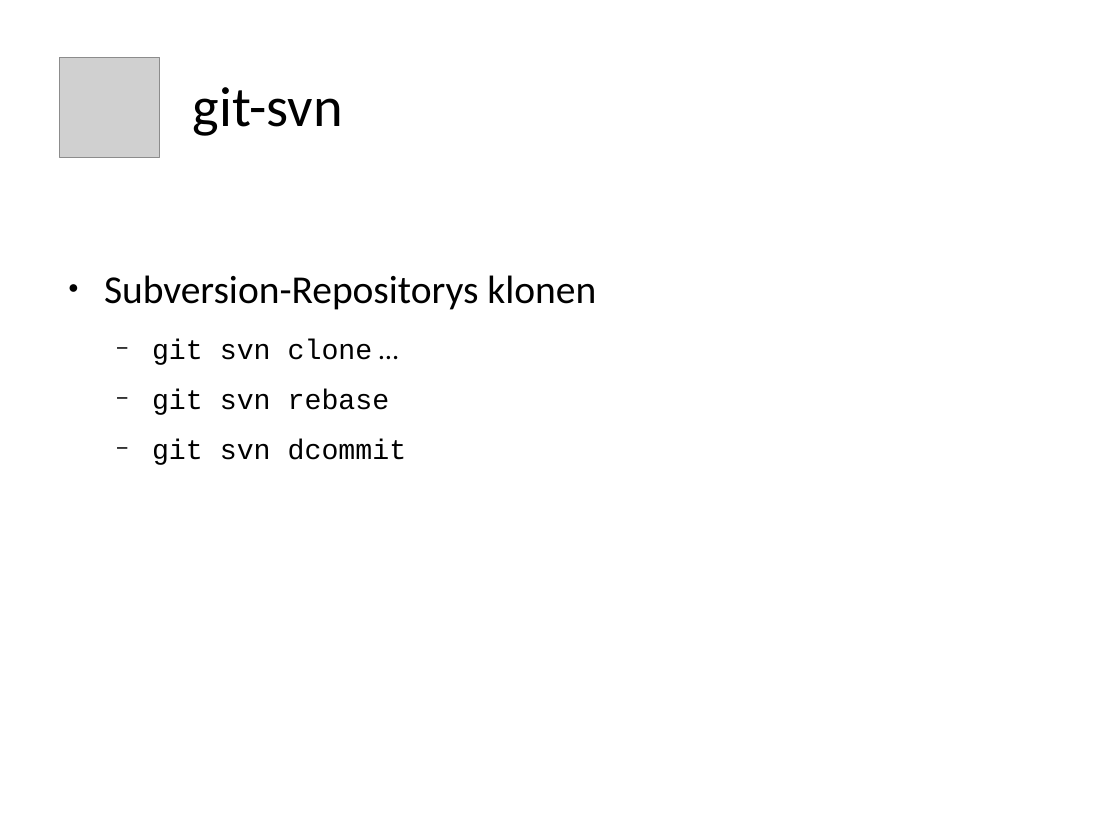
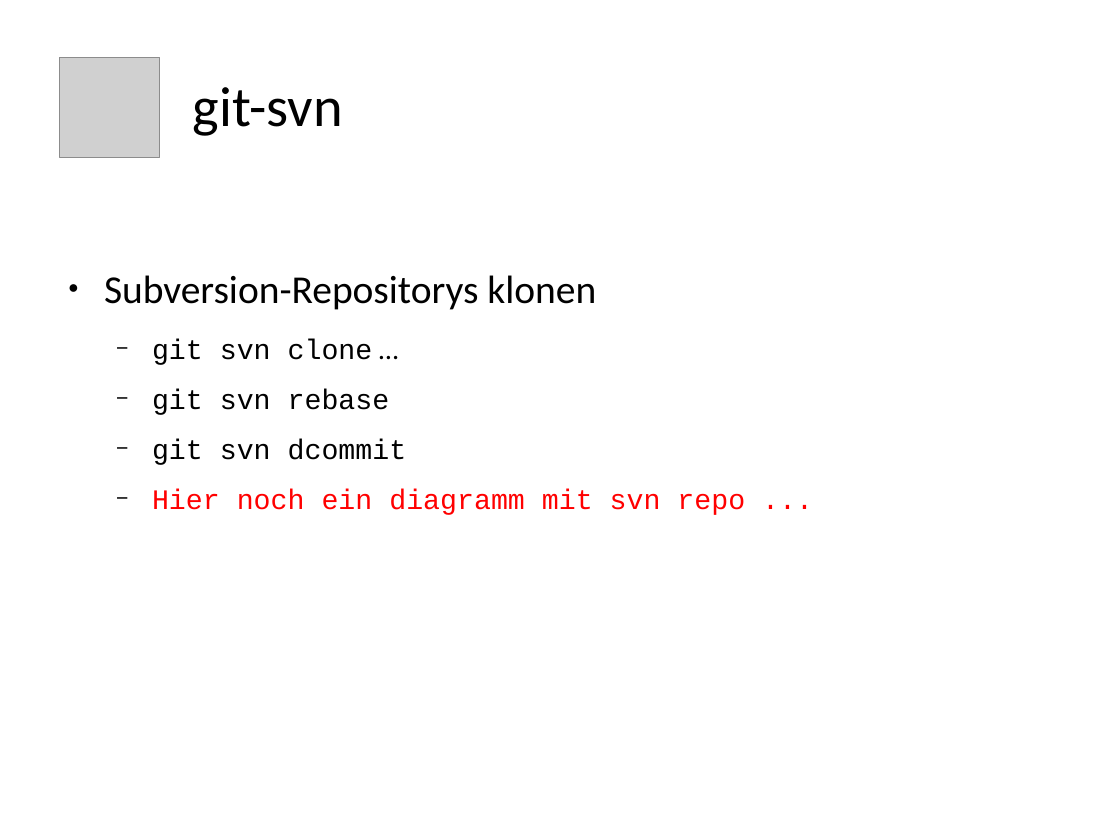
Before and after one commit to ukconet/testrepoB, a slide deck: slide 31 of git.odp (slide 29 before the commit). Drawn at 1120x840 pixels with LibreOffice and Linux fonts; fonts in the diff are those of the drawing; grey boxes stand for pictures. Boxes give left, top, right and bottom in pixels: in the first picture for what was removed or moved away, otherwise in the second. Text is boxed around its words. In the diff, an @@ line names an element or a change of style, - is before the commit and + after.

Commit message:
add

```diff
--- a/git.odp
+++ b/git.odp
@@ text at <box>152,489,745,515</box>: paragraph added @@
+  − Hier noch ein diagramm mit svn repo ...
```
Also in this commit, not shown: 1 other slide changed, 2 slides added.
